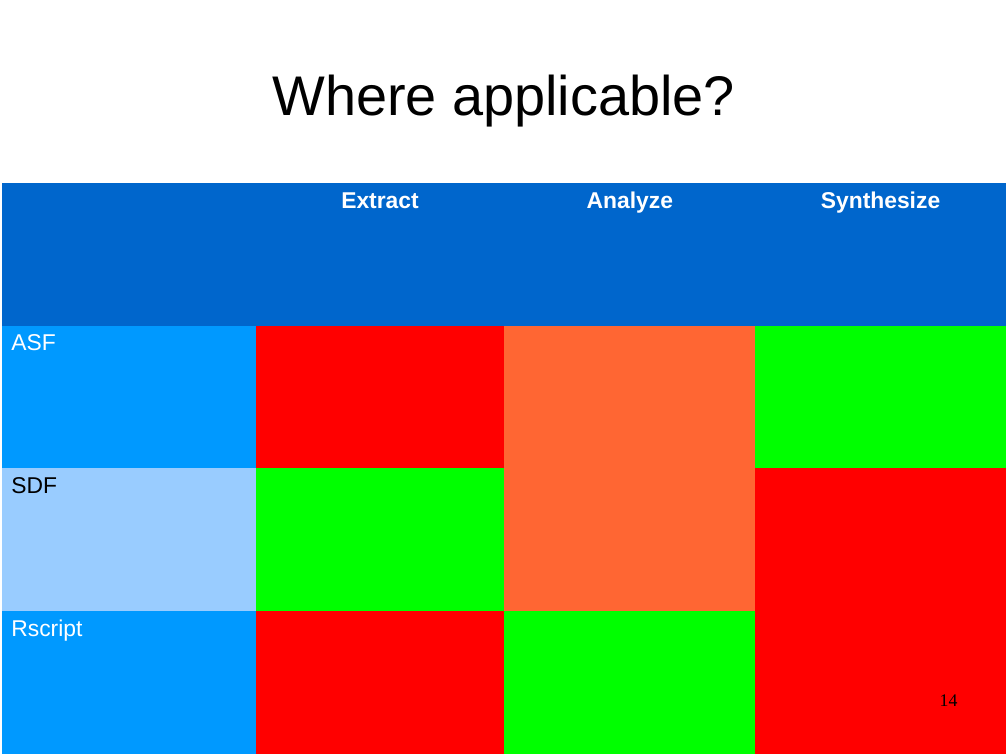
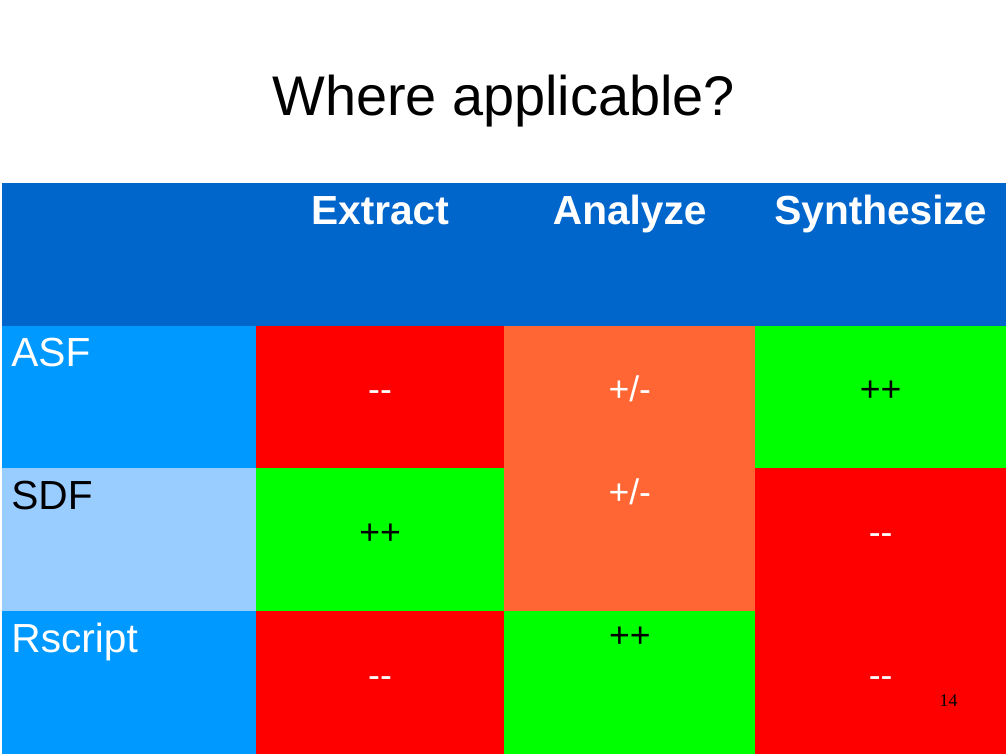
Before and after one commit to cwi-swat/meta-environment, a slide deck: slide 14 of meta-doc/analysis/rascal-slides/rascal-slides.odp. Drawn at 1008x756 pixels with LibreOffice and Linux fonts; fonts in the diff are those of the drawing; background and template pictures are left out. Boxes give left, top, right and bottom in pixels: in the first picture for what was removed or moved away, otherwise in the second. Text is boxed around its words. In the diff, an @@ line names an element or a change of style, - is before the commit and + after.

```diff
--- a/meta-doc/analysis/rascal-slides/rascal-slides.odp
+++ b/meta-doc/analysis/rascal-slides/rascal-slides.odp
@@ table at (x1=3, y1=183, x2=1007, y2=754) @@
-row 2: ASF |  |  | 
+row 2: ASF | -- | +/- | ++
-row 3: SDF |  |  | 
+row 3: SDF | ++ | +/- | --
-row 4: Rscript |  |  | 
+row 4: Rscript | -- | ++ | --
@@ size 18 to 32 pt in "Extract", "Analyze", "Synthesize", "ASF" and 2 more places @@
```
Also in this commit, not shown: 24 other slides changed, 2 slides added, 2 slides removed.
